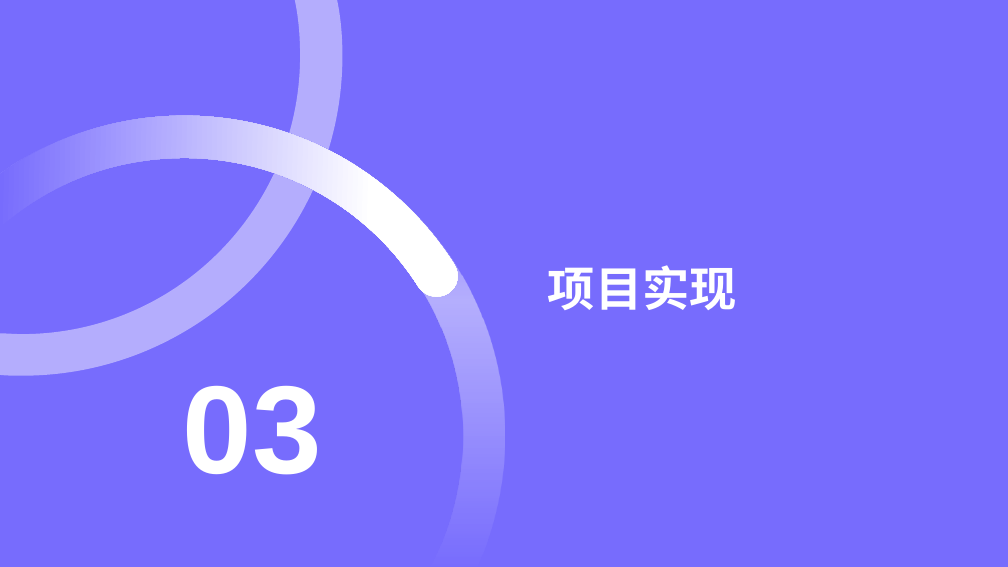
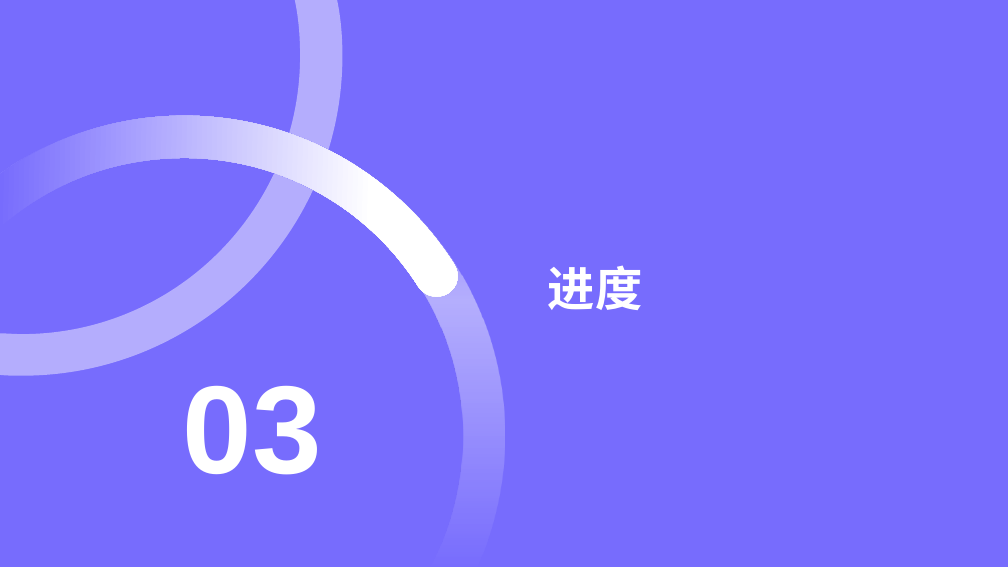
Before and after one commit to EldenPdx/Easy-ChatGPT, a slide deck: slide 7 of RustChatGPT答辩.pptx (slide 8 before the commit). Drawn at 1008x567 pixels with LibreOffice and Linux fonts; fonts in the diff are those of the drawing. Boxes give left, top, right and bottom in pixels: in the first picture for what was removed or moved away, otherwise in the second. Text is boxed around its words. In the diff, an @@ line names an element or a change of style, - is before the commit and + after.

```diff
--- a/RustChatGPT答辩.pptx
+++ b/RustChatGPT答辩.pptx
@@ title at (x1=548, y1=265, x2=643, y2=310): text changed @@
-项目实现
+进度
```
Also in this commit, not shown: 7 other slides changed, 3 slides added, 2 slides removed, 29 other files.
